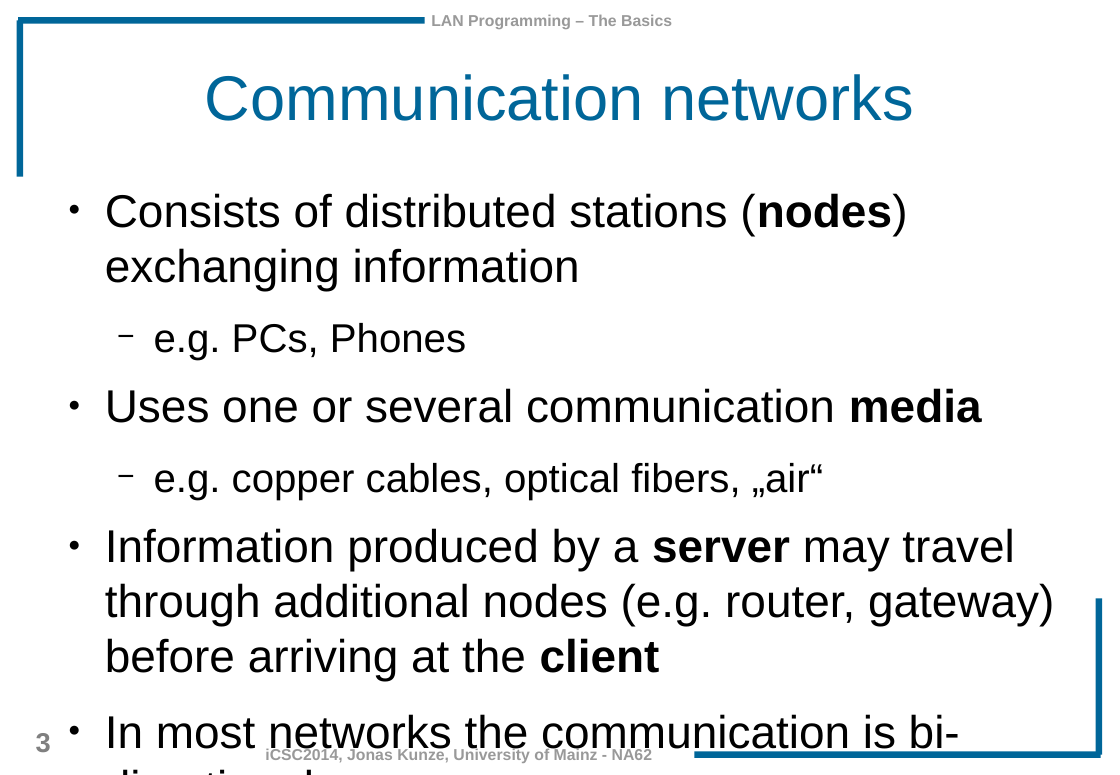
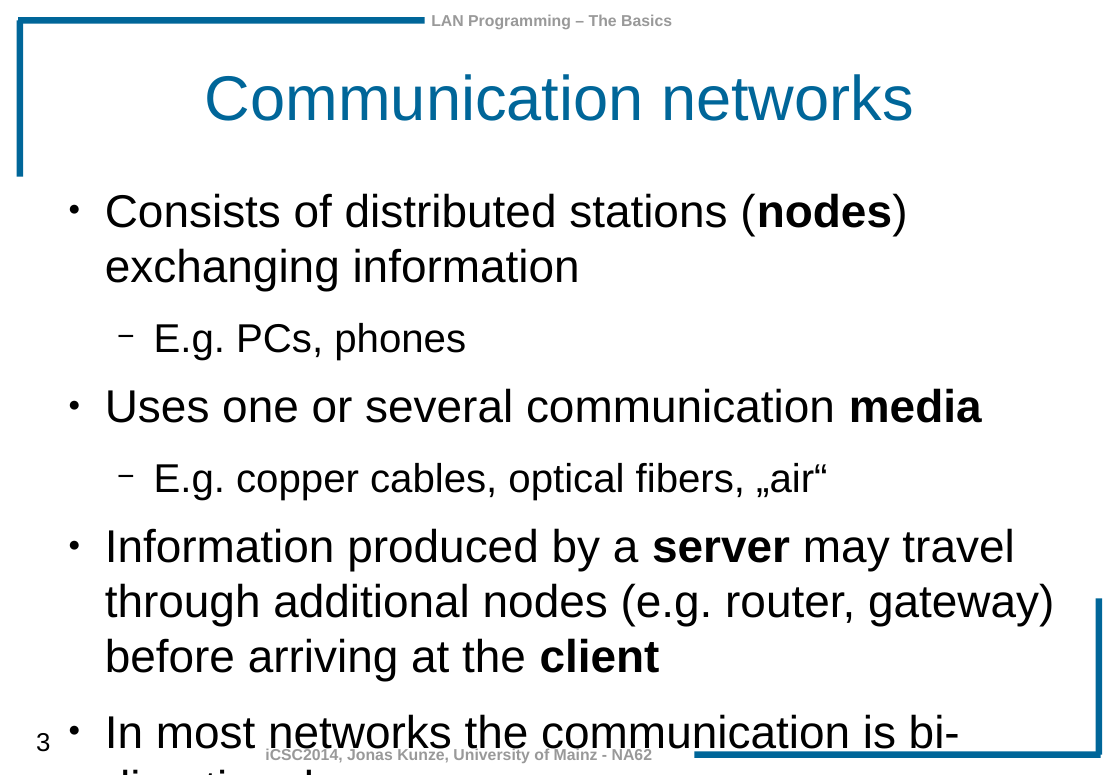
Before and after one commit to JonasKunze/icsc2014, a slide deck: slide 3 of iCSC-2014-LAN_Programming_Basics.odp. Drawn at 1120x775 pixels with LibreOffice and Linux fonts; fonts in the diff are those of the drawing; background and template pictures are left out. Boxes give left, top, right and bottom in pixels: in the first picture for what was removed or moved away, otherwise in the second. Text is boxed around its words. In the diff, an @@ line names an element or a change of style, - is before the commit and + after.

Commit message:
Typos corrected

```diff
--- a/iCSC-2014-LAN_Programming_Basics.odp
+++ b/iCSC-2014-LAN_Programming_Basics.odp
@@ text at (154,323,466,360): text changed @@
-  − e.g. PCs, Phones
+  − E.g. PCs, phones
@@ text at (154,463,827,500): text changed @@
-  − e.g. copper cables, optical fibers, „air“
+  − E.g. copper cables, optical fibers, „air“
@@ page number at (36,733,50,752): size 19 to 18 pt, text colour #808080 to #000000, bold off @@
```
Also in this commit, not shown: 15 other slides changed.
